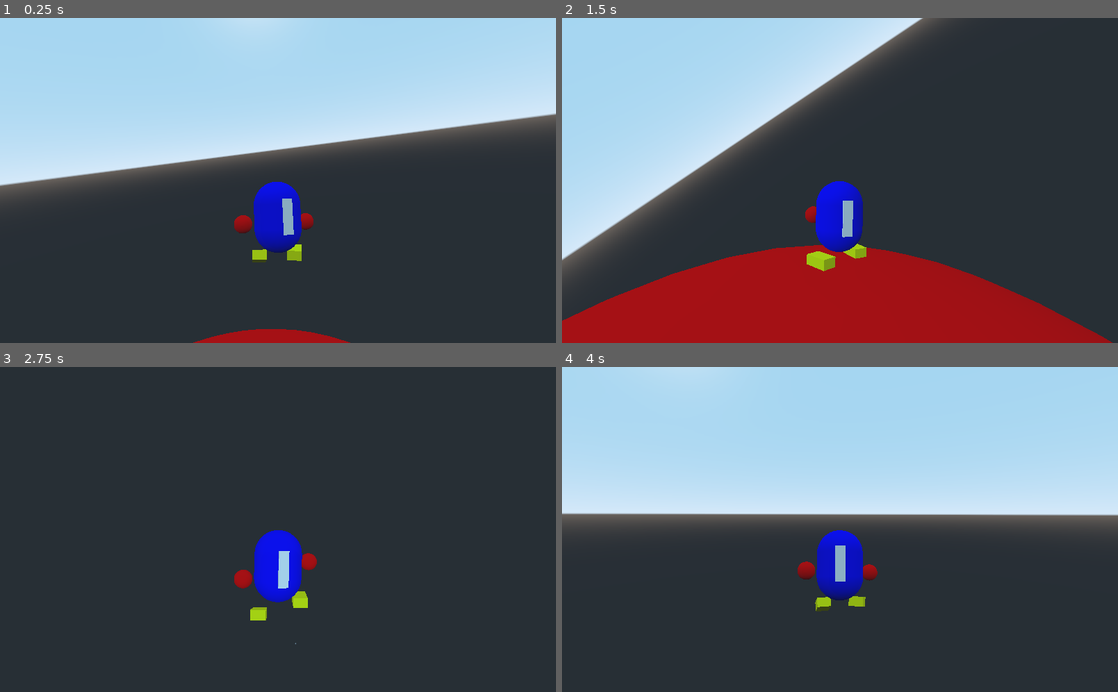
Above: before the commit, frames 1-4 (two rows, left to right).
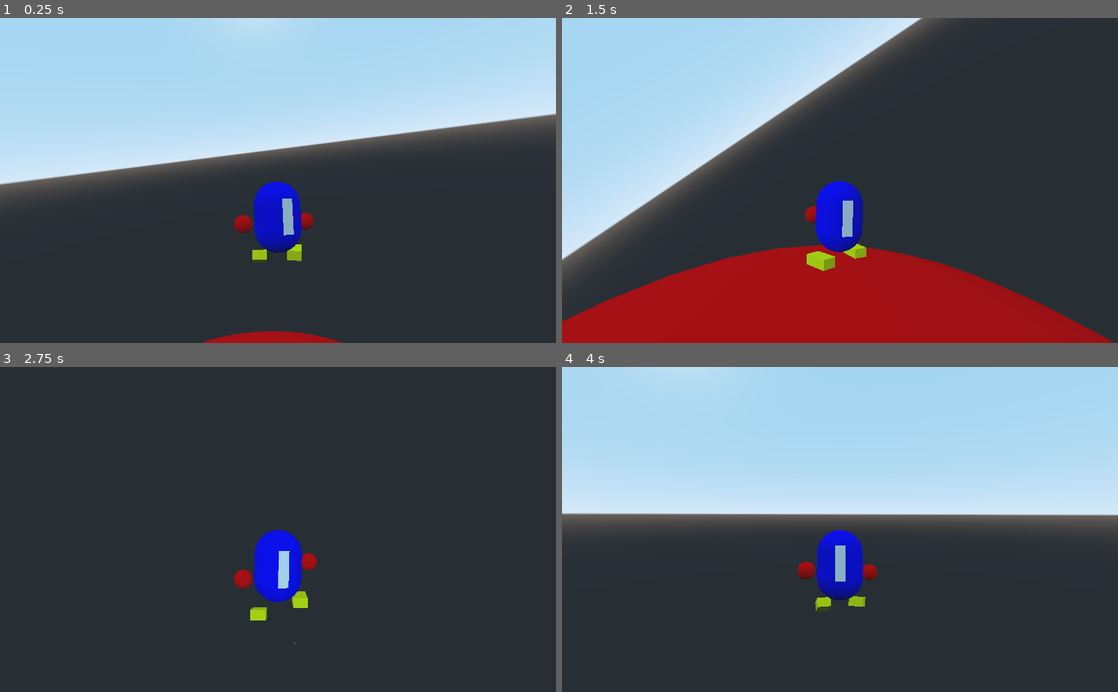
Above: after the commit, the same moments.

Repository: Sacristan/ASStro
Game: Godot game, scene res://scenes/levels/level1.tscn
The game is run twice, just before and just after one commit, with the same random seed, the same clock (stepped at 60 frames per second) and the same inputs.
Inputs (mouse positions are in pixels of both pictures, inside the frame that each line leads up to):
- Up to frame 1 (0.25 s): no input
- Up to frame 2 (1.5 s): move the mouse to (867, 180) at 0.52 s; hold W (move_forward) from 0.53 s (still down); right-click (867, 180) at 0.6 s; click (867, 180) at 0.77 s; move the mouse to (812, 180) at 1.27 s; right-click (812, 180) at 1.35 s
- Up to frame 3 (2.75 s): keep holding W (move_forward); click (250, 529) at 1.52 s; move the mouse to (289, 523) at 2.02 s; right-click (289, 523) at 2.1 s
- Up to frame 4 (4 s): keep holding W (move_forward); move the mouse to (834, 536) at 2.77 s; right-click (834, 536) at 2.85 s; click (834, 536) at 3.02 s; move the mouse to (878, 532) at 3.52 s; right-click (878, 532) at 3.6 s; click (878, 532) at 3.77 s

The runs differ from the first frame. In frame 1, 0.6% of the frame differs, in the area x 0-83%, y 33-100%; in frame 2, 0.3%; in frame 3, less than 0.1%; in frame 4, less than 0.1%.

Commit message:
out of bound check

Diff:
--- a/AstroSomething/Global.gd
+++ b/AstroSomething/Global.gd
@@ -1,3 +1,6 @@
 extends Node
 
 var player: Player = null
+
+func wait(time):
+	return get_tree().create_timer(time, false)
--- a/AstroSomething/project.godot
+++ b/AstroSomething/project.godot
@@ -9,6 +9,11 @@
 config_version=4
 
 _global_script_classes=[ {
+"base": "Spatial",
+"class": "GameManager",
+"language": "GDScript",
+"path": "res://src/GameManager.gd"
+}, {
 "base": "Area",
 "class": "GravityField",
 "language": "GDScript",
@@ -30,6 +35,7 @@
 "path": "res://src/Player.gd"
 } ]
 _global_script_class_icons={
+"GameManager": "",
 "GravityField": "",
 "KinematicCharacter": "",
 "KinematicCharacterWithExportedAttributes": "",
--- a/AstroSomething/scenes/actors/chars/Player.tscn
+++ b/AstroSomething/scenes/actors/chars/Player.tscn
@@ -1,7 +1,7 @@
 [gd_scene load_steps=42 format=2]
 
 [ext_resource path="res://_reference/Scripts/character_animation_tree.gd" type="Script" id=1]
-[ext_resource path="res://_reference/Scripts/player.gd" type="Script" id=2]
+[ext_resource path="res://src/Player.gd" type="Script" id=2]
 [ext_resource path="res://_reference/Materials/yellow_spatialmaterial.tres" type="Material" id=3]
 [ext_resource path="res://_reference/Materials/blue_spatialmaterial.tres" type="Material" id=4]
 [ext_resource path="res://_reference/Materials/red_spatialmaterial.tres" type="Material" id=5]
--- a/AstroSomething/scenes/levels/level1.tscn
+++ b/AstroSomething/scenes/levels/level1.tscn
@@ -2,9 +2,17 @@
 
 [ext_resource path="res://scenes/actors/props/ASSteroid.tscn" type="PackedScene" id=1]
 [ext_resource path="res://scenes/actors/chars/Player.tscn" type="PackedScene" id=2]
-[ext_resource path="res://src/Player.gd" type="Script" id=3]
+[ext_resource path="res://src/GameManager.gd" type="Script" id=4]
 
 [node name="Spatial" type="Spatial"]
+script = ExtResource( 4 )
+
+[node name="AABB" type="CSGBox" parent="."]
+transform = Transform( 114.433, 0, 0, 0, 100, 0, 0, 0, 174.43, -0.35482, 0, 35.7541 )
+visible = false
+width = 1.0
+height = 1.0
+depth = 1.0
 
 [node name="ASSteroid" parent="." instance=ExtResource( 1 )]
 transform = Transform( 50, 0, 0, 0, 50, 0, 0, 0, 50, 0, 0, 0 )
@@ -13,4 +21,4 @@
 transform = Transform( 40, 0, 0, 0, 40, 0, 0, 0, 40, 0, 0, 81.1147 )
 
 [node name="Player" parent="." instance=ExtResource( 2 )]
-script = ExtResource( 3 )
+transform = Transform( 1, 0, 0, 0, 1, 0, 0, 0, 1, 4.95534, 34.5094, -5.25071 )
--- a/AstroSomething/src/Assteroid.gd
+++ b/AstroSomething/src/Assteroid.gd
@@ -1,4 +1 @@
 extends KinematicBody
-
-func wait(time):
-	return get_tree().create_timer(time, false)
--- /dev/null
+++ b/AstroSomething/src/GameManager.gd
@@ -0,0 +1,19 @@
+extends Spatial
+class_name GameManager
+
+onready var aabb = $AABB
+
+func _ready():
+	set_physics_process(false)
+	yield(Global.wait(1), "timeout")
+	set_physics_process(true)
+
+func _physics_process(delta):
+	if(!testPlayerBounds()):
+		print("out of bounds")
+
+func testPlayerBounds():
+	var playerBounds = AABB(Global.player.global_transform.origin, Vector3.ONE)
+	var intersects: bool = aabb.get_transformed_aabb().intersects(playerBounds)
+#	print("intersects %s"%intersects)
+	return intersects
